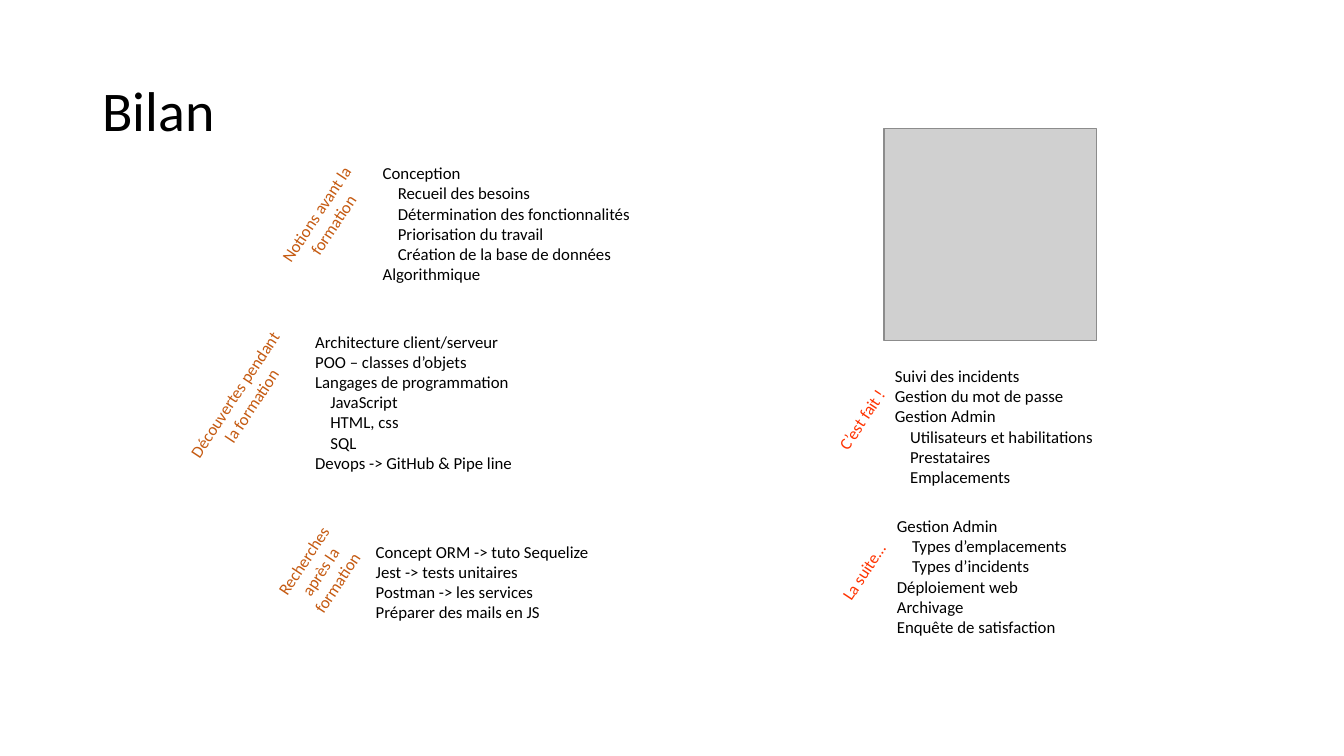
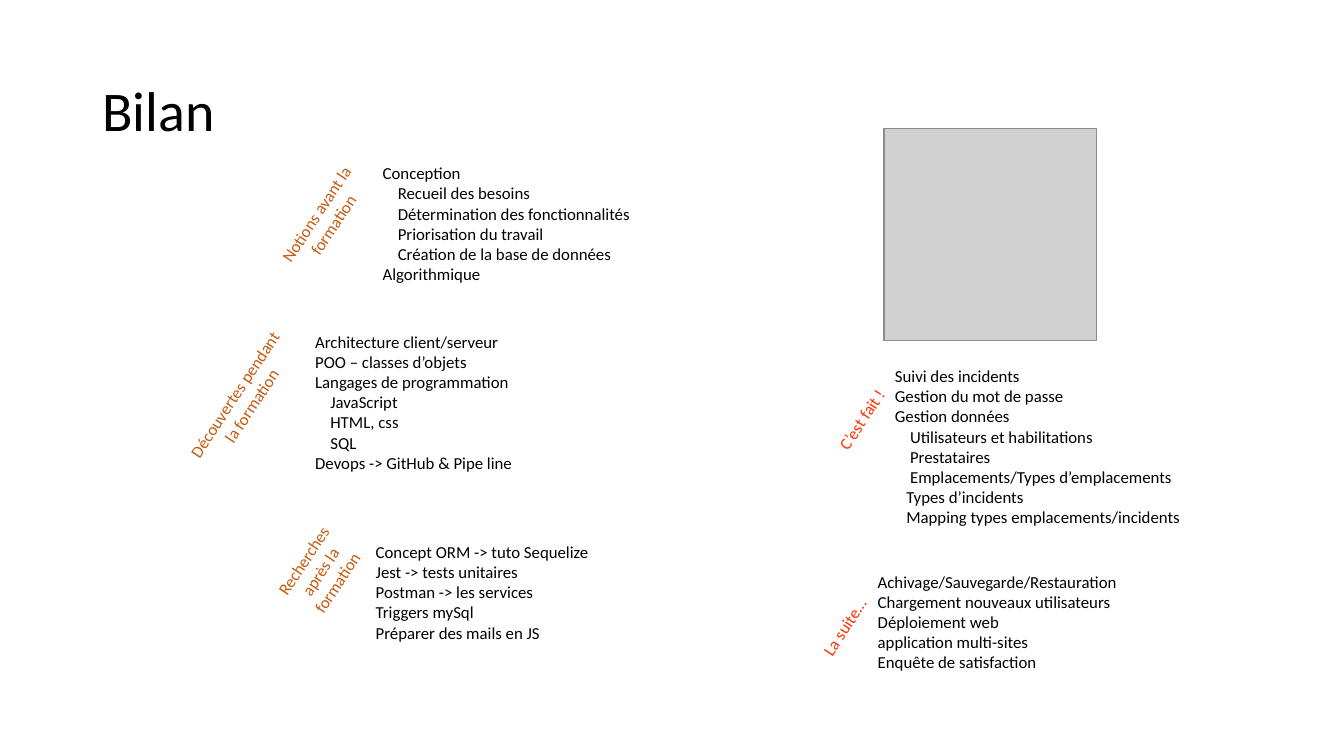
Before and after one commit to mapette/sos_immo_backend, a slide deck: slide 21 of doc/présentation V5.pptx (slide 19 before the commit). Drawn at 1344x756 pixels with LibreOffice and Linux fonts; fonts in the diff are those of the drawing; grey boxes stand for pictures. Boxes give left, top, right and bottom in pixels: in the first picture for what was removed or moved away, otherwise in the second. Text is boxed around its words. In the diff, an @@ line names an element or a change of style, - is before the commit and + after.

```diff
--- a/doc/présentation V5.pptx
+++ b/doc/présentation V5.pptx
@@ text at (895,410,1010,422): text changed @@
-Gestion Admin
+Gestion données
@@ text at (906,471,1179,526): text changed @@
-Emplacements
+Emplacements/Types d’emplacements
+Types d’incidents
+Mapping types emplacements/incidents
@@ text "La suite…": place and size @@
-text "La suite…" at (835,590,859,600)
+text "La suite…" at (816,646,840,656)
@@ text "Achivage/Sauvegarde/Restauration": place and size @@
-text "Achivage/Sauvegarde/Restauration" at (897,520,1067,636)
+text "Achivage/Sauvegarde/Restauration" at (878,576,1117,671)
@@ text at (878,576,1117,611): text changed @@
-Gestion Admin
-Types d’emplacements
-Types d’incidents
+Achivage/Sauvegarde/Restauration
+Chargement nouveaux utilisateurs
@@ text at (376,606,474,621): paragraph added @@
+Triggers mySql
@@ text at (878,636,1028,651): text changed @@
-Archivage
+application multi-sites
```
Also in this commit, not shown: 2 other slides changed, 4 slides added, 2 other files.
